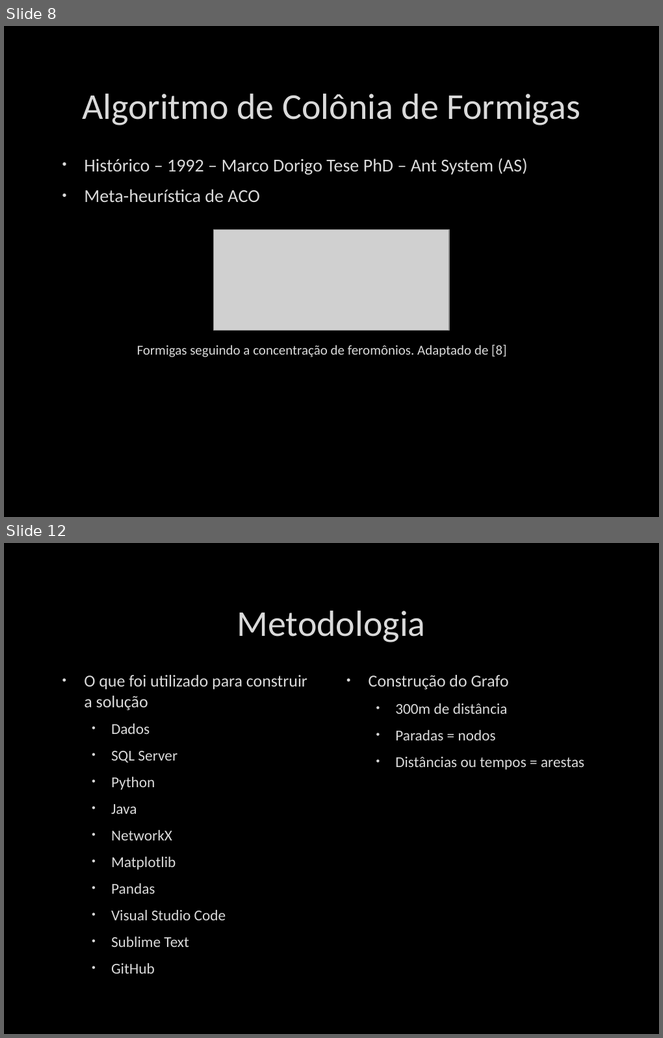
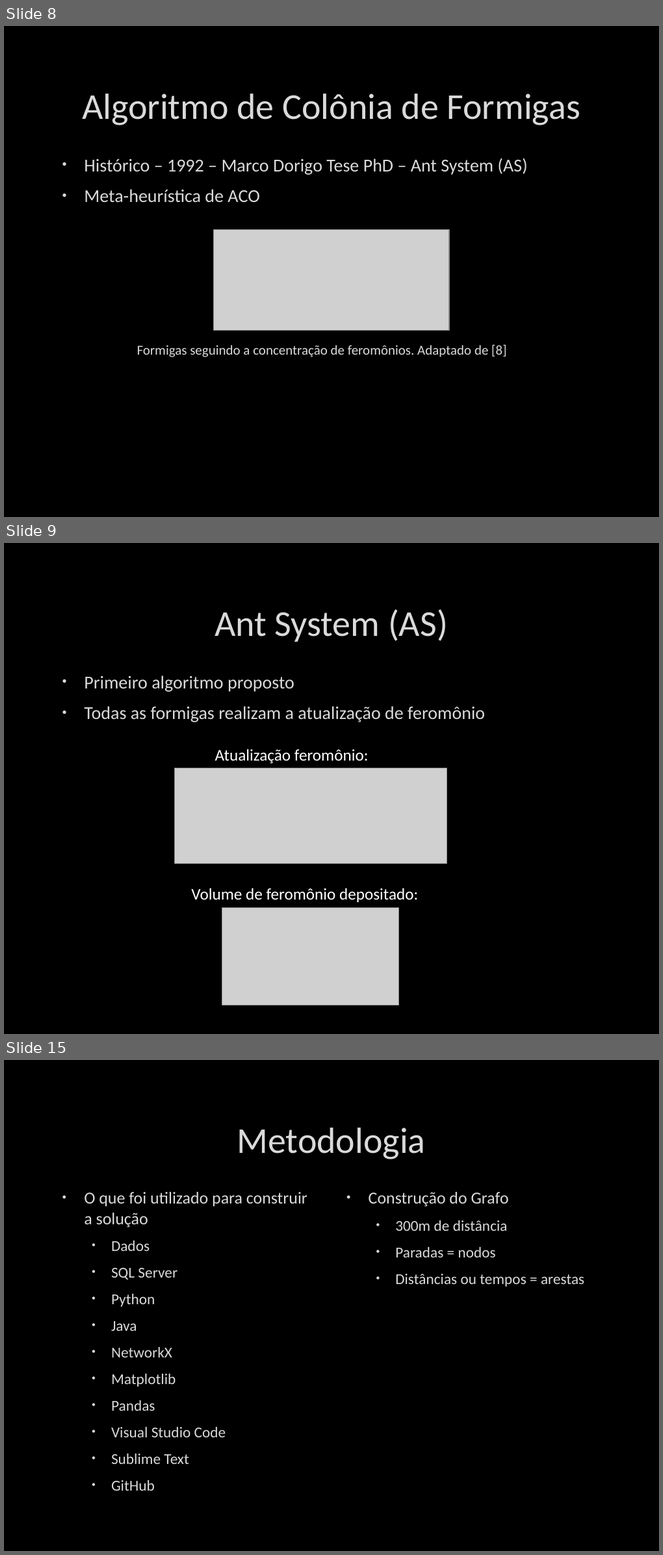
Before and after one commit to whschettert/ACO-Algorithm-for-Shortest-Path, a slide deck: Um Algoritmo de Colônia de Formigas para Otimização.pptx. Shown one above the other, each under a label of ours: slides 8 and 12 before the commit, slides 8, 9 and 15 after it; the slides between them are not shown. The pictures are 663x1038 and 663x1555 pixels, drawn with LibreOffice and Linux fonts; fonts in the diff are those of the drawing; grey boxes stand for pictures; background and template pictures are left out. Boxes give left, top, right and bottom in pixels: in the first picture for what was removed or moved away, otherwise in the second. Text is boxed around its words. In the diff, an @@ line names an element or a change of style, - is before the commit and + after.

```diff
--- a/Um Algoritmo de Colônia de Formigas para Otimização.pptx
+++ b/Um Algoritmo de Colônia de Formigas para Otimização.pptx
@@ slide 9 added at (4,543,659,1034), background picture (left out) @@
@@ title added at (215,609,448,642), 40 pt, text #DADADA @@
+Ant System (AS)
@@ text added at (84,676,485,722), 20 pt, text #DADADA @@
+• Primeiro algoritmo proposto
+• Todas as formigas realizam a atualização de feromônio
@@ text added at (215,749,369,764), 18 pt, text #FFFFFF @@
+Atualização feromônio:
@@ picture added at (174,768,447,863) @@
@@ text added at (191,888,418,902), 18 pt, text #FFFFFF @@
+Volume de feromônio depositado:
@@ picture added at (222,908,399,1006) @@
@@ what was slide 12 is now slide 15 @@
```
Also in this commit, not shown: 3 slides changed, 2 other slides added.
